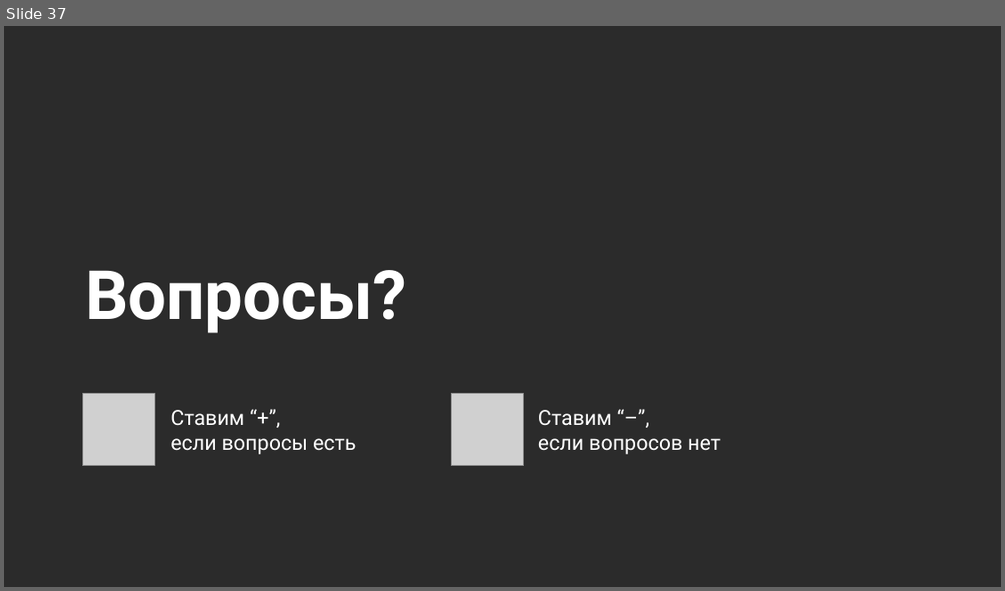
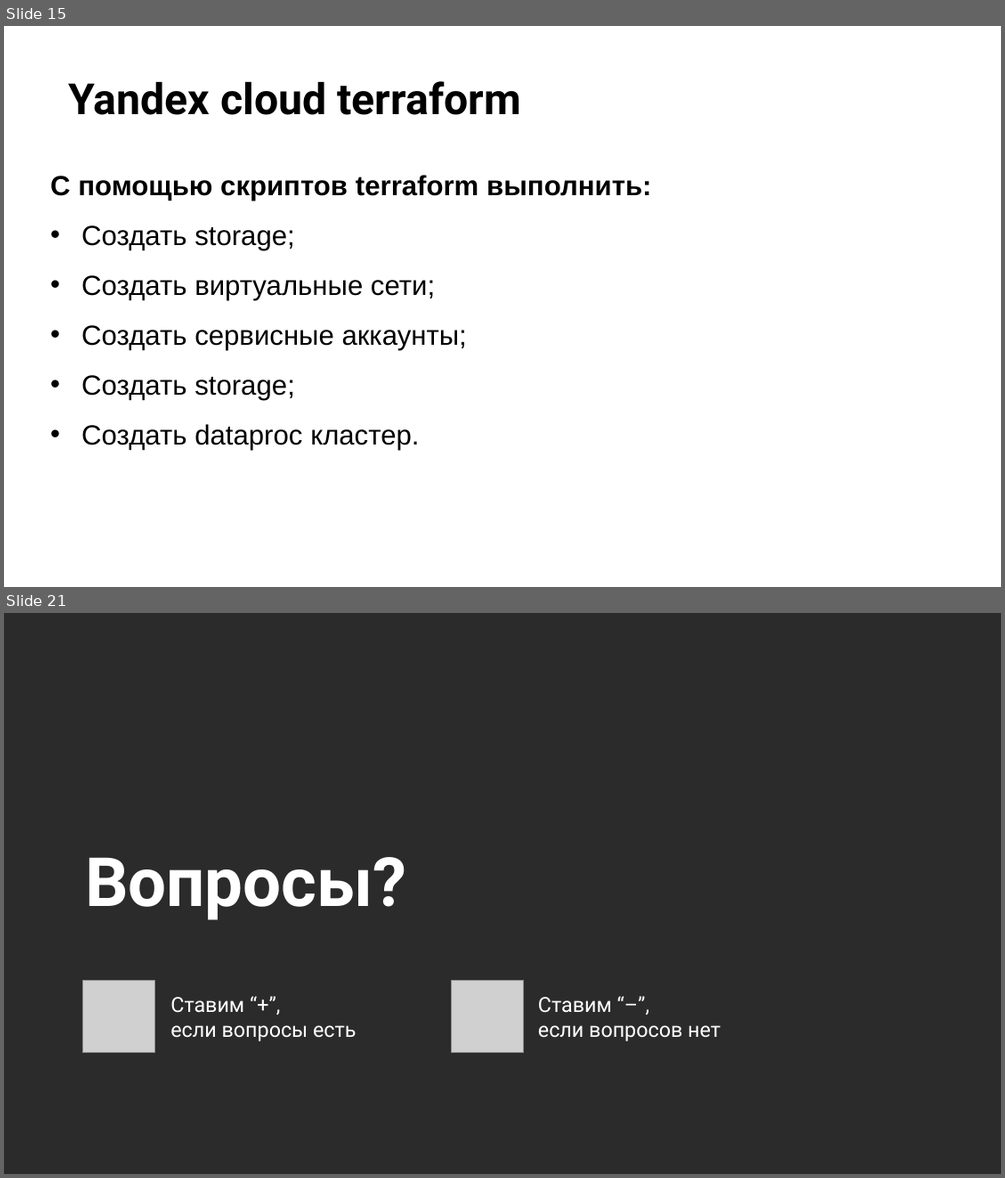
Before and after one commit to stureiko/Otus_lectures, a slide deck: MLOps/12 - Облачная инфраструктура/Presentation/Cloud infrastructure.pptx. Shown one above the other, each under a label of ours: slide 37 before the commit, slides 15 and 21 after it; the slides between them are not shown. The pictures are 1005x591 and 1005x1178 pixels, drawn with LibreOffice and Linux fonts; fonts in the diff are those of the drawing; grey boxes stand for pictures; background and template pictures are left out; a plain dark background stands for a picture behind light text. Boxes give left, top, right and bottom in pixels: in the first picture for what was removed or moved away, otherwise in the second. Text is boxed around its words. In the diff, an @@ line names an element or a change of style, - is before the commit and + after.

Commit message:
terraform scripts updated

```diff
--- a/MLOps/12 - Облачная инфраструктура/Presentation/Cloud infrastructure.pptx
+++ b/MLOps/12 - Облачная инфраструктура/Presentation/Cloud infrastructure.pptx
@@ slide 15 added at (4,26,1001,587), background picture (left out) @@
@@ title added at (68,81,521,115), 31 pt, text #000000, bold @@
+Yandex cloud terraform
@@ text added at (50,175,651,450), 20 pt, text #000000 @@
+С помощью скриптов terraform выполнить:
+• Создать storage;
+• Создать виртуальные сети;
+• Создать сервисные аккаунты;
+• Создать storage;
+• Создать dataproc кластер.
@@ what was slide 37 is now slide 21 @@
```
Also in this commit, not shown: 8 slides changed, 11 other slides added, 31 slides removed, 4 other files.
